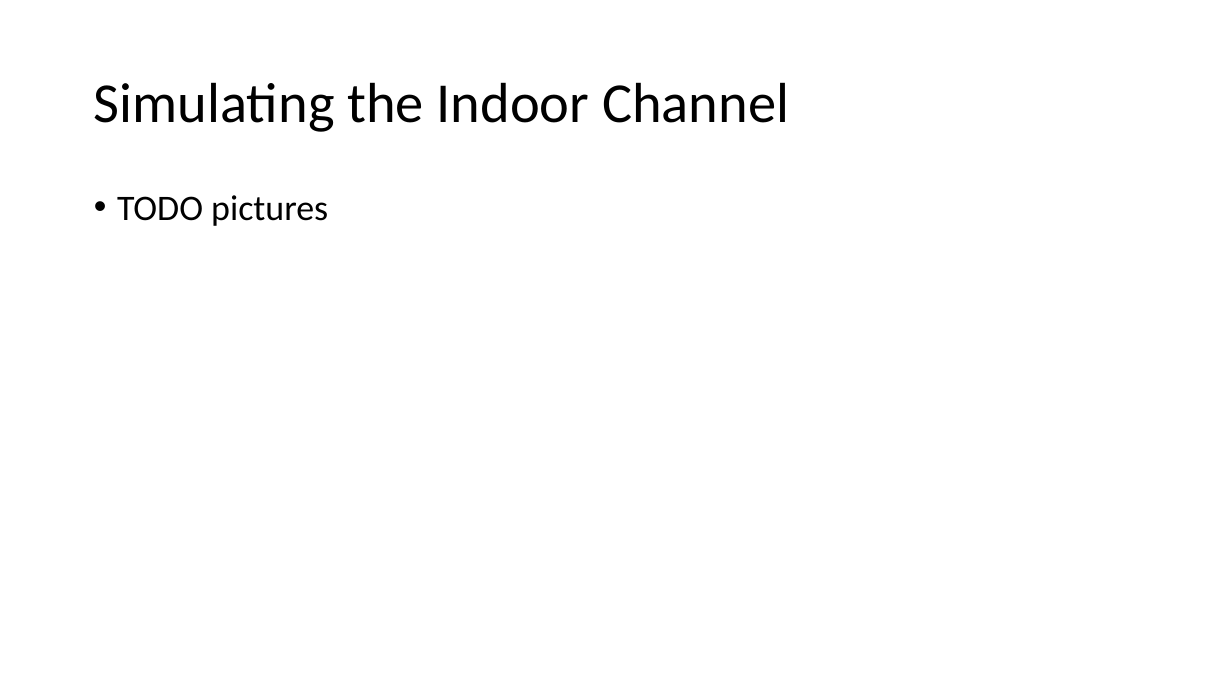
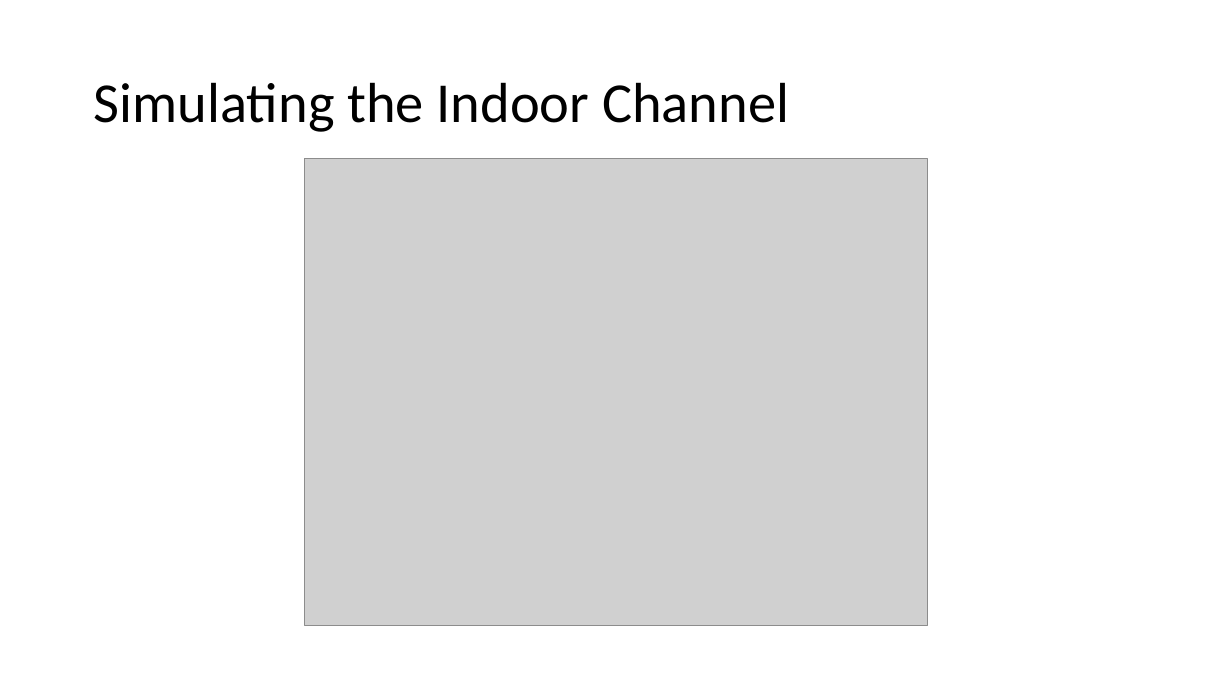
Before and after one commit to USRPMAN/wifi-radar, a slide deck: slide 6 of presentation.pptx. Drawn at 1232x693 pixels with LibreOffice and Linux fonts; fonts in the diff are those of the drawing; grey boxes stand for pictures. Boxes give left, top, right and bottom in pixels: in the first picture for what was removed or moved away, otherwise in the second. Text is boxed around its words. In the diff, an @@ line names an element or a change of style, - is before the commit and + after.

```diff
--- a/presentation.pptx
+++ b/presentation.pptx
@@ picture added at (x1=305, y1=159, x2=928, y2=626) @@
@@ text removed at (x1=117, y1=195, x2=328, y2=226) @@
-• TODO pictures
```
Also in this commit, not shown: 3 other slides changed, 8 slides added, 1 slide removed.
